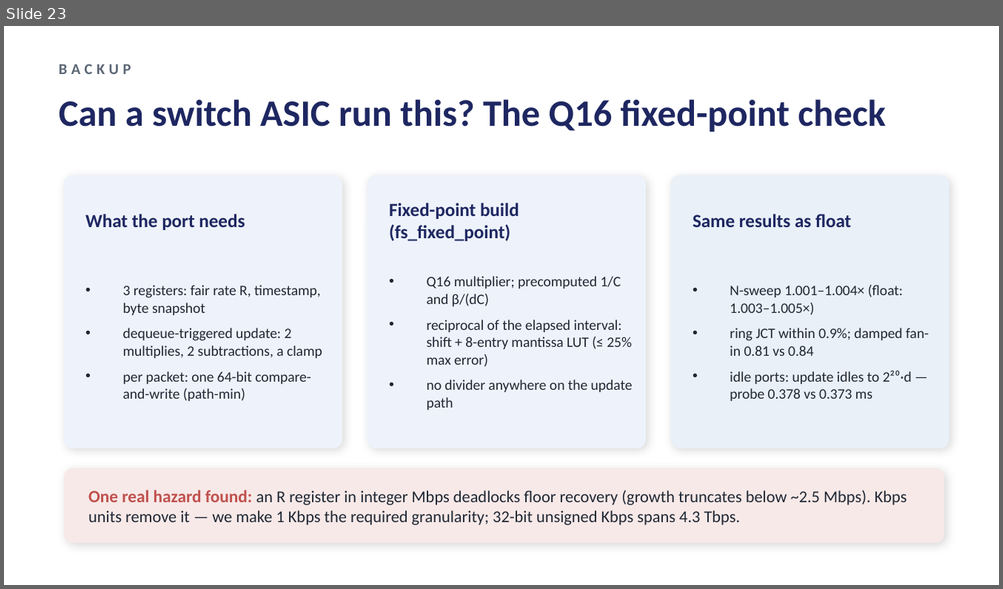
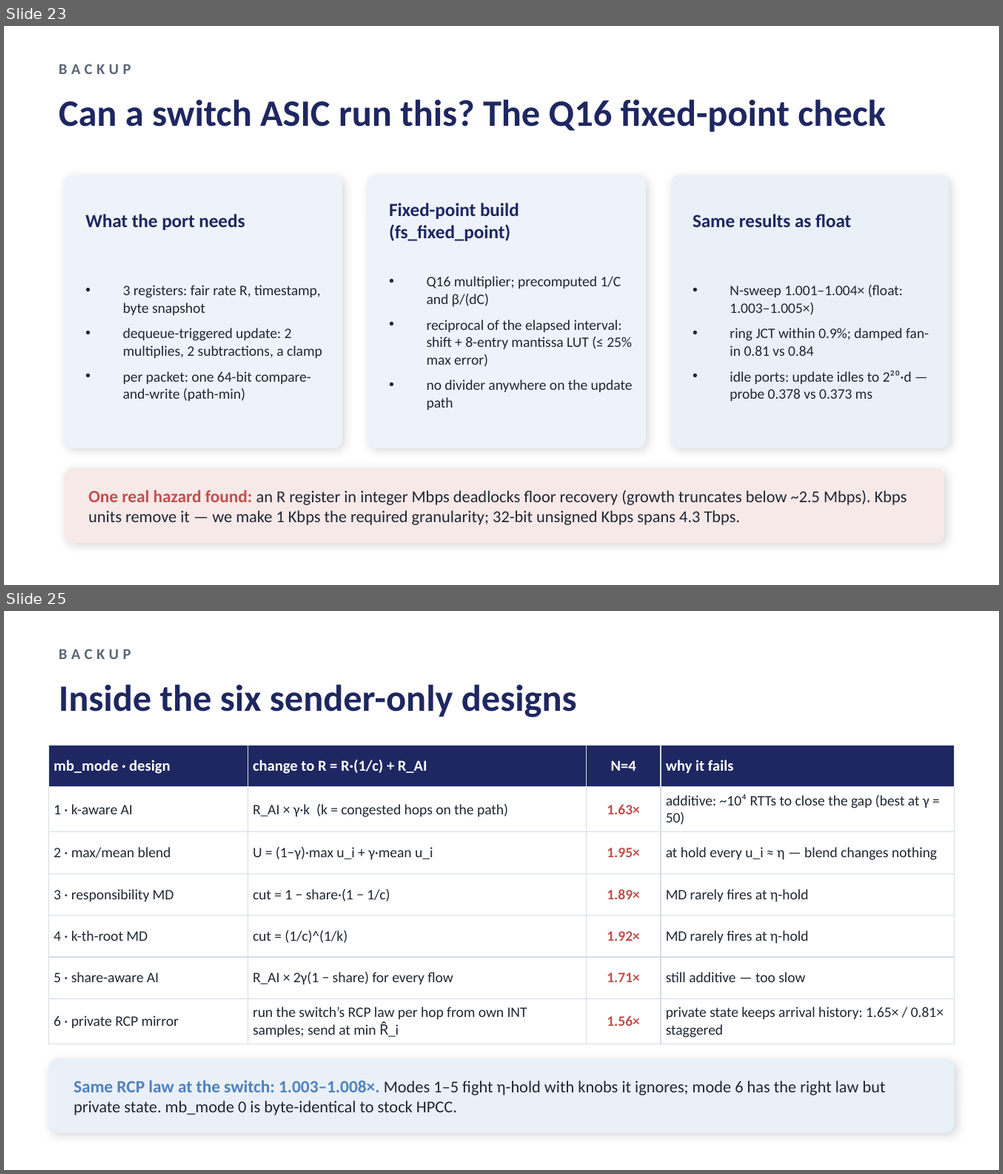
Before and after one commit to UNOCourseDemo/hpcc-fs, a slide deck: examples/hpcc/hpcc-fs/talk/ipccc2026-talk.pptx. Shown one above the other, each under a label of ours: slide 23 before the commit, slides 23 and 25 after it; the slides between them are not shown. The pictures are 1003x589 and 1003x1174 pixels, drawn with LibreOffice and Linux fonts; fonts in the diff are those of the drawing. Boxes give left, top, right and bottom in pixels: in the first picture for what was removed or moved away, otherwise in the second. Text is boxed around its words. In the diff, an @@ line names an element or a change of style, - is before the commit and + after.

```diff
--- a/examples/hpcc/hpcc-fs/talk/ipccc2026-talk.pptx
+++ b/examples/hpcc/hpcc-fs/talk/ipccc2026-talk.pptx
@@ slide 25 added at (x1=4, y1=611, x2=999, y2=1170), background #FFFFFF @@
@@ text added at (x1=59, y1=649, x2=131, y2=659), 11 pt, text #5B6675, bold @@
+BACKUP
@@ text added at (x1=59, y1=684, x2=577, y2=718), 27 pt, text #1E2761, bold @@
+Inside the six sender-only designs
@@ table added at (x1=48, y1=745, x2=954, y2=1041), 7 rows, 4 columns @@
+mb_mode · design | change to R = R·(1/c) + R_AI | N=4 | why it fails
+1 · k-aware AI | R_AI × γ·k (k = congested hops on the path) | 1.63× | additive: ~10⁴ RTTs to close the gap (best at γ = 50)
+2 · max/mean blend | U = (1−γ)·max u_i + γ·mean u_i | 1.95× | at hold every u_i ≈ η — blend changes nothing
+3 · responsibility MD | cut = 1 − share·(1 − 1/c) | 1.89× | MD rarely fires at η-hold
+4 · k-th-root MD | cut = (1/c)^(1/k) | 1.92× | MD rarely fires at η-hold
+5 · share-aware AI | R_AI × 2γ(1 − share) for every flow | 1.71× | still additive — too slow
+6 · private RCP mirror | run the switch’s RCP law per hop from own INT samples; send at min R̂_i | 1.56× | private state keeps arrival history: 1.65× / 0.81× staggered
@@ rounded rectangle added at (x1=48, y1=1059, x2=954, y2=1133), fill #E9F0F8 @@
@@ text added at (x1=74, y1=1080, x2=885, y2=1116), 12 pt, text #1F2733 @@
+Same RCP law at the switch: 1.003–1.008×. Modes 1–5 fight η-hold with knobs it ignores; mode 6 has the right law but private state. mb_mode 0 is byte-identical to stock HPCC.
```
Also in this commit, not shown: 2 slides changed, 2 other slides added, 1 slide removed, 5 other files.
